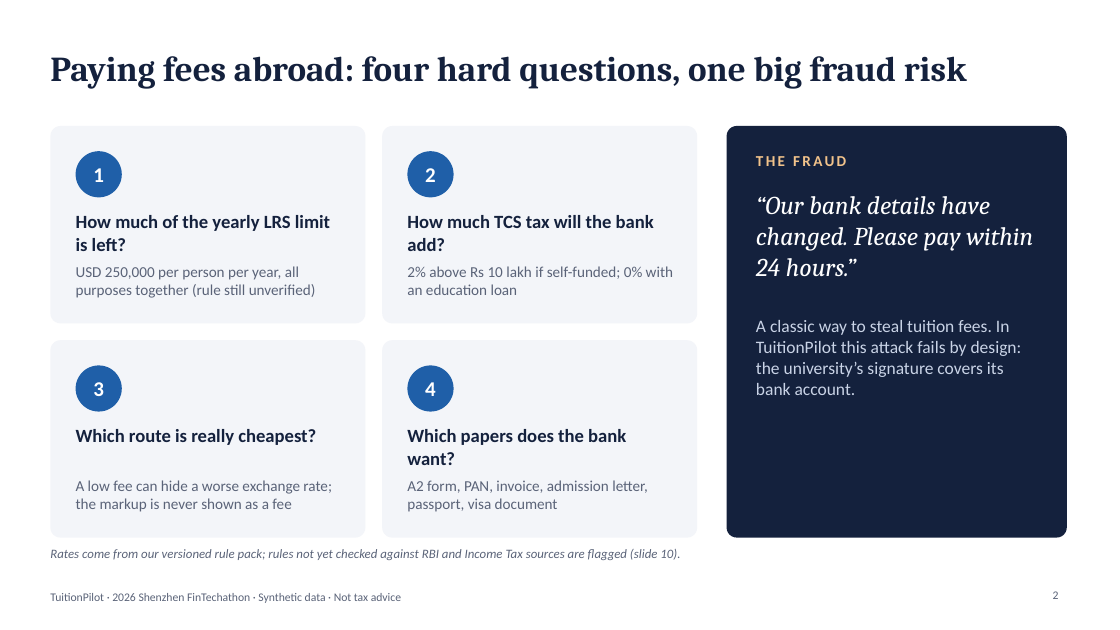
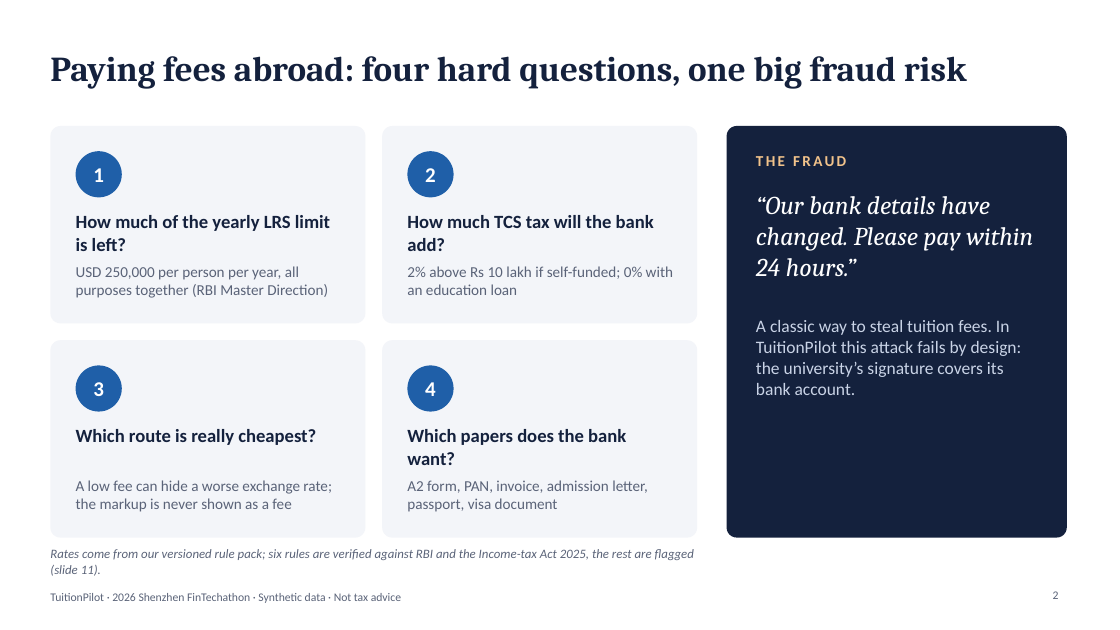
Before and after one commit to Timoerjoves/TutionPilot, a slide deck: slide 2 of docs/presentation/TuitionPilot_deck.pptx. Drawn at 1120x630 pixels with LibreOffice and Linux fonts; fonts in the diff are those of the drawing. Boxes give left, top, right and bottom in pixels: in the first picture for what was removed or moved away, otherwise in the second. Text is boxed around its words. In the diff, an @@ line names an element or a change of style, - is before the commit and + after.

```diff
--- a/docs/presentation/TuitionPilot_deck.pptx
+++ b/docs/presentation/TuitionPilot_deck.pptx
@@ text at [76, 266, 328, 298]: text changed @@
-USD 250,000 per person per year, all purposes together (rule still unverified)
+USD 250,000 per person per year, all purposes together (RBI Master Direction)
@@ text at [50, 549, 694, 576]: text changed @@
-Rates come from our versioned rule pack; rules not yet checked against RBI and Income Tax sources are flagged (slide 10).
+Rates come from our versioned rule pack; six rules are verified against RBI and the Income-tax Act 2025, the rest are flagged (slide 11).
```
Also in this commit, not shown: 6 other slides changed, 1 slide added, 19 other files.
